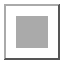
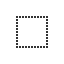
Revision of a layered 64x64 image; what changed, layer by layer:
hid "Layer #2", painted on it over left=4, top=4, right=60, bottom=60
showed "block.png", painted on it over left=4, top=4, right=60, bottom=60
